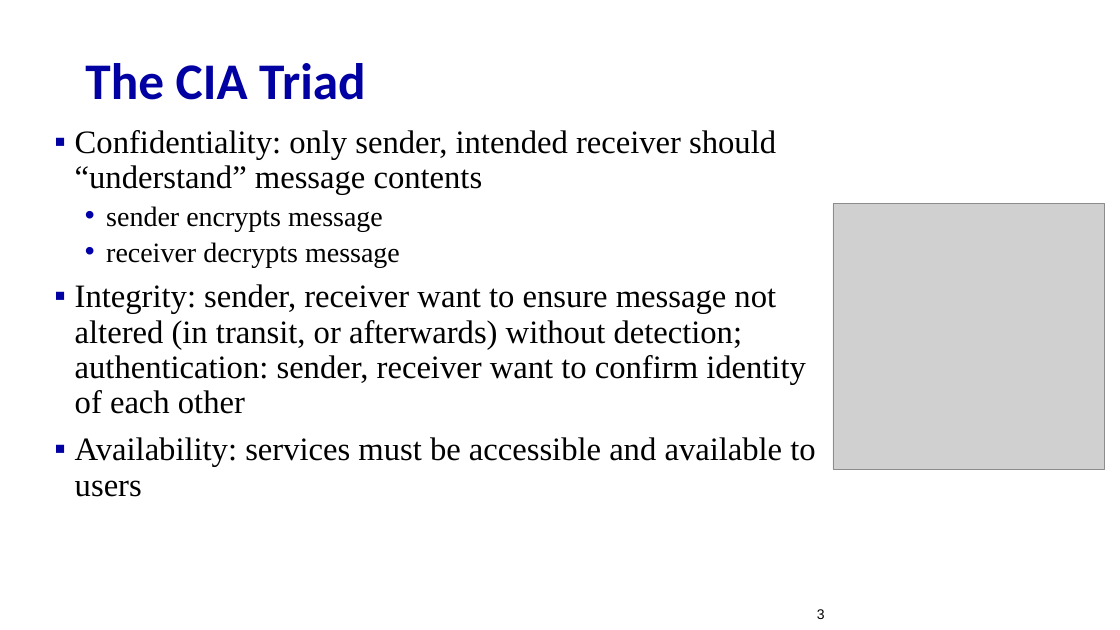
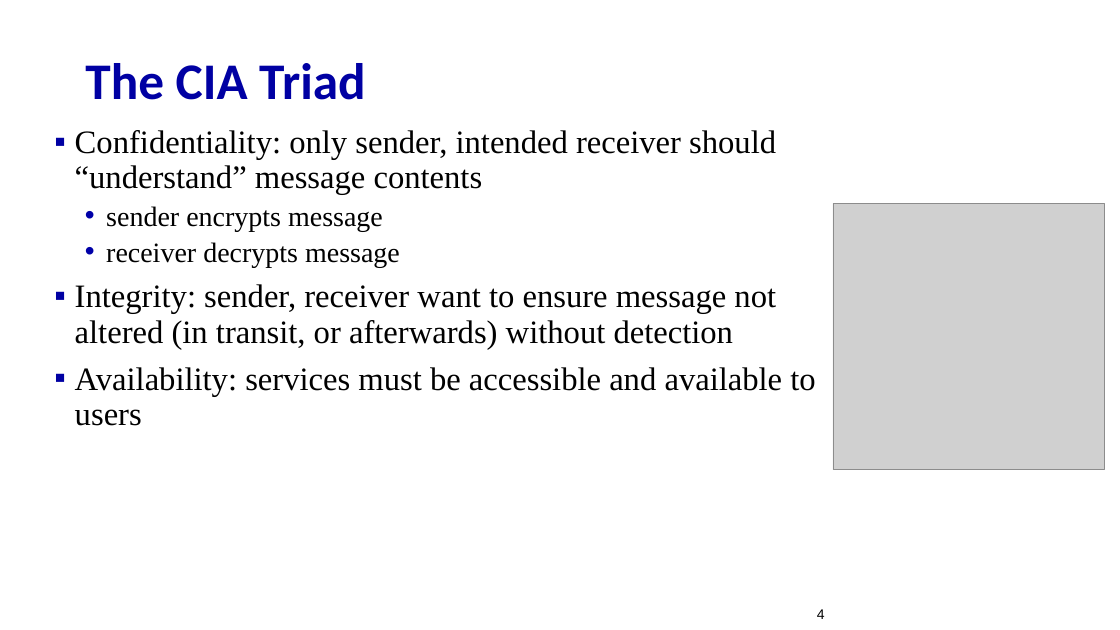
Before and after one commit to guhofstra/CSC175Sp26, a slide deck: slide 4 of PPTs/Lecture X - Network Security.pptx (slide 3 before the commit). Drawn at 1120x630 pixels with LibreOffice and Linux fonts; fonts in the diff are those of the drawing; grey boxes stand for pictures. Boxes give left, top, right and bottom in pixels: in the first picture for what was removed or moved away, otherwise in the second. Text is boxed around its words. In the diff, an @@ line names an element or a change of style, - is before the commit and + after.

```diff
--- a/PPTs/Lecture X - Network Security.pptx
+++ b/PPTs/Lecture X - Network Security.pptx
@@ text at [75,284,776,349]: text changed @@
-▪ Integrity: sender, receiver want to ensure message not altered (in transit, or afterwards) without detection; authentication: sender, receiver want to confirm identity of each other
+▪ Integrity: sender, receiver want to ensure message not altered (in transit, or afterwards) without detection
@@ page number at [817,609,825,619]: text changed @@
-3
+4
```
Also in this commit, not shown: 11 other slides changed, 1 slide added, 3 slides removed, 13 other files.
